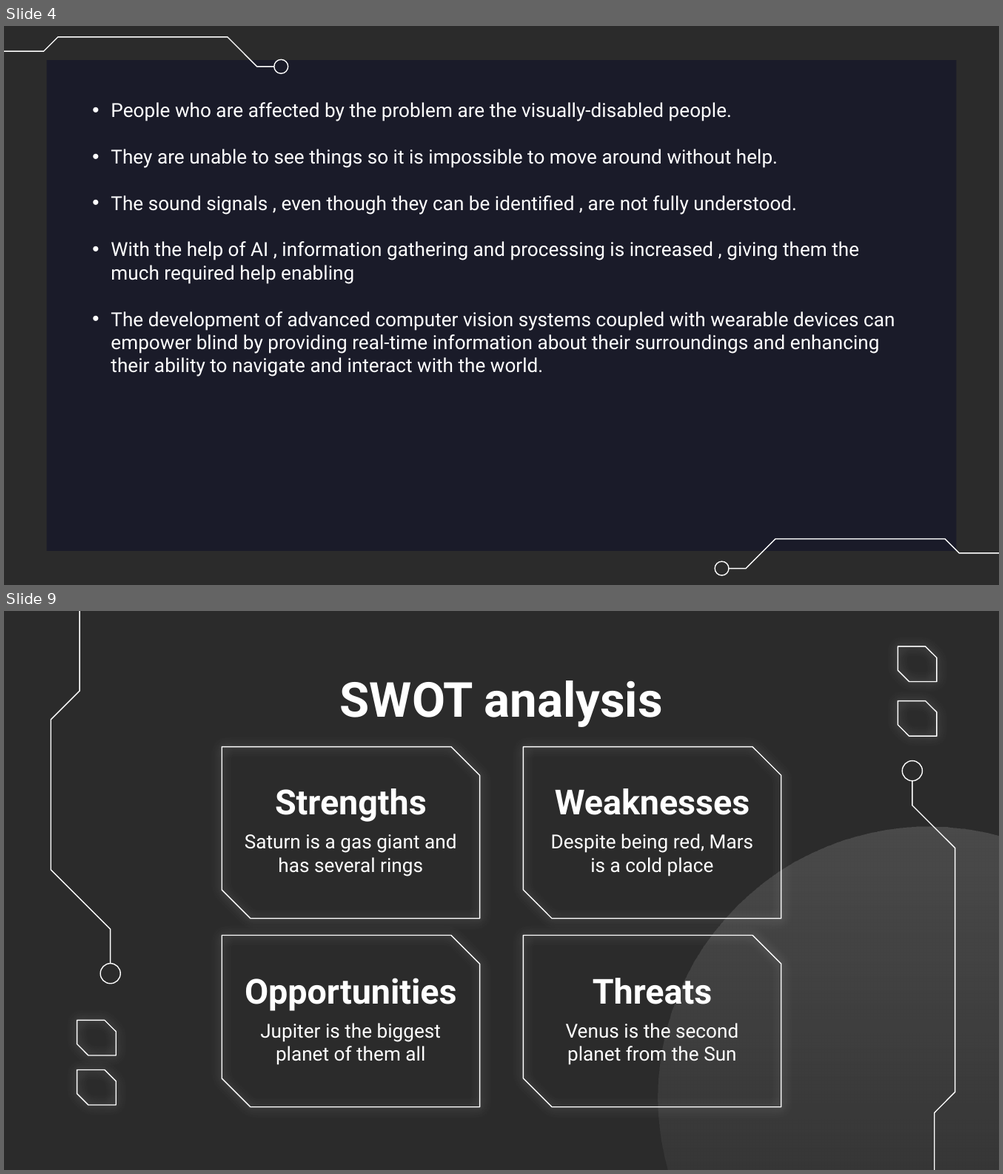
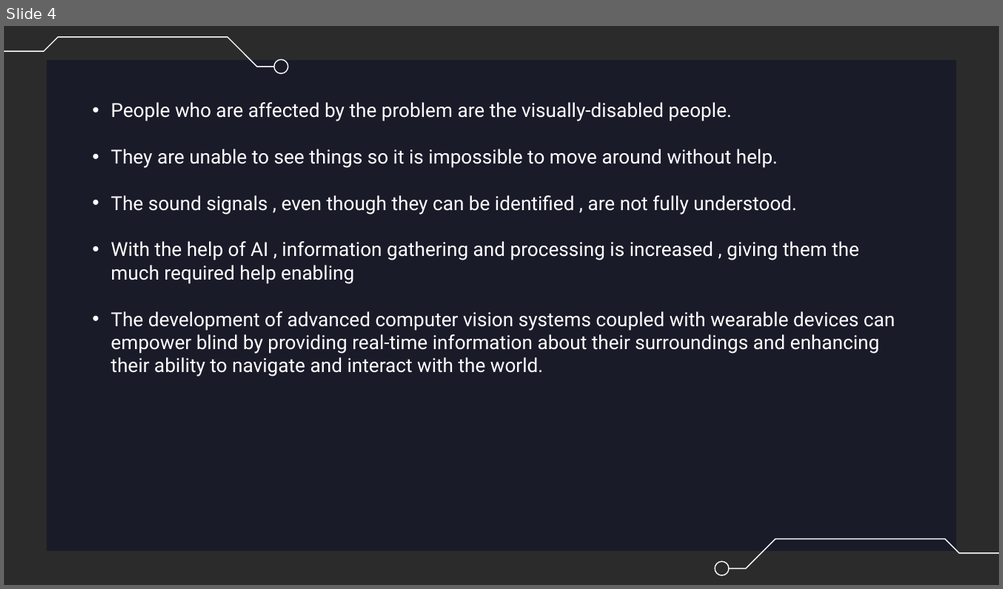
Before and after one commit to Ivin-Mathew/08-CodeVision, a slide deck: Presentation/ENVISIONAI KODIKON.pptx. Shown one above the other, each under a label of ours: slides 4 and 9 before the commit, slide 4 after it; the slides between them are not shown. The pictures are 1003x1174 and 1003x589 pixels, drawn with LibreOffice and Linux fonts; fonts in the diff are those of the drawing; background and template pictures are left out; a plain dark background stands for a picture behind light text. Boxes give left, top, right and bottom in pixels: in the first picture for what was removed or moved away, otherwise in the second. Text is boxed around its words. In the diff, an @@ line names an element or a change of style, - is before the commit and + after.

```diff
--- a/Presentation/ENVISIONAI KODIKON.pptx
+++ b/Presentation/ENVISIONAI KODIKON.pptx
@@ slide 9 removed at bbox=[4, 611, 999, 1170], background picture (left out) @@
@@ freeform shape removed at bbox=[51, 611, 111, 963] @@
@@ snip diag rect removed at bbox=[897, 647, 936, 681] @@
@@ title removed at bbox=[340, 681, 662, 727] @@
-SWOT analysis
@@ snip diag rect removed at bbox=[897, 701, 936, 735] @@
@@ snip diag rect removed at bbox=[222, 747, 479, 920] @@
@@ snip diag rect removed at bbox=[523, 747, 781, 920] @@
@@ freeform shape removed at bbox=[902, 761, 922, 781] @@
@@ freeform shape removed at bbox=[913, 780, 956, 1170] @@
@@ title removed at bbox=[275, 789, 427, 822] @@
-Strengths
@@ title removed at bbox=[555, 789, 750, 815] @@
-Weaknesses
@@ ellipse removed at bbox=[658, 827, 999, 1170] @@
@@ subtitle removed at bbox=[244, 834, 456, 877] @@
-Saturn is a gas giant and has several rings
@@ subtitle removed at bbox=[551, 834, 753, 877] @@
-Despite being red, Mars is a cold place
@@ snip diag rect removed at bbox=[222, 935, 479, 1108] @@
@@ snip diag rect removed at bbox=[523, 935, 781, 1108] @@
@@ freeform shape removed at bbox=[100, 964, 120, 984] @@
@@ title removed at bbox=[244, 978, 457, 1011] @@
-Opportunities
@@ title removed at bbox=[592, 978, 711, 1005] @@
-Threats
@@ snip diag rect removed at bbox=[77, 1021, 116, 1056] @@
@@ subtitle removed at bbox=[260, 1023, 441, 1065] @@
-Jupiter is the biggest planet of them all
@@ subtitle removed at bbox=[566, 1023, 738, 1065] @@
-Venus is the second planet from the Sun
@@ snip diag rect removed at bbox=[77, 1071, 116, 1105] @@
```
Also in this commit, not shown: 6 slides changed, 3 slides added, 3 other slides removed.
